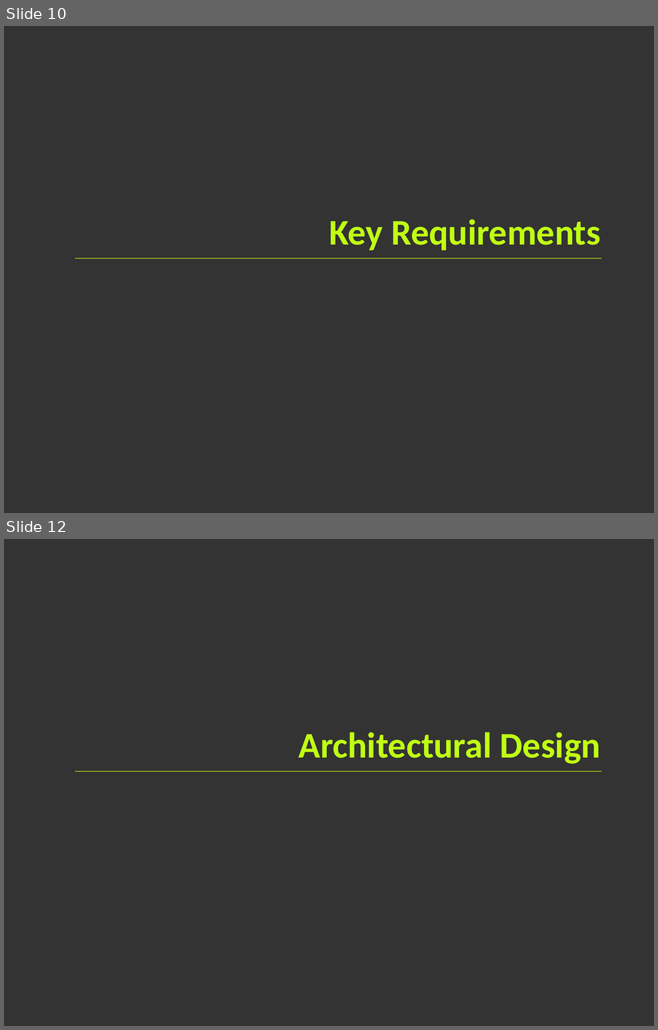
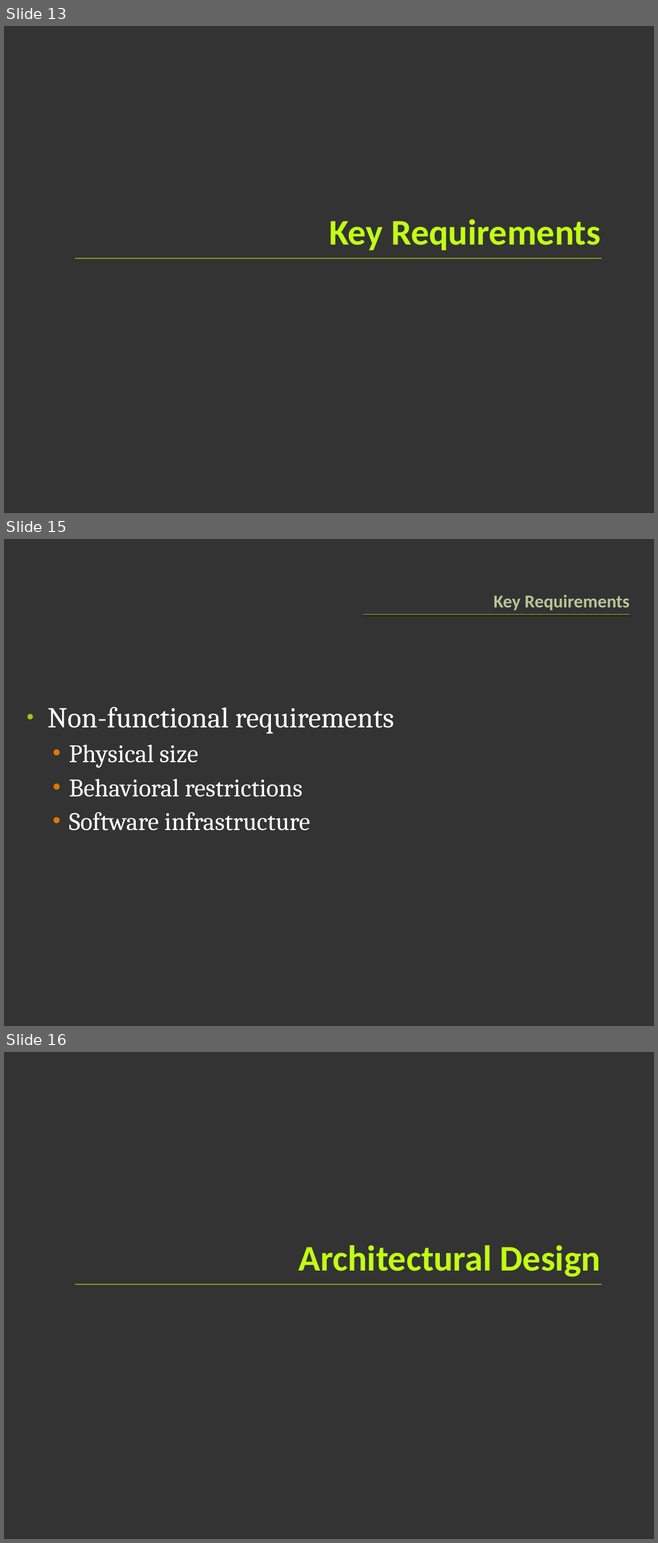
Before and after one commit to greck/0xDEADBEEF, a slide deck: PRES.pptx. Shown one above the other, each under a label of ours: slides 10 and 12 before the commit, slides 13, 15 and 16 after it; the slides between them are not shown. The pictures are 658x1030 and 658x1543 pixels, drawn with LibreOffice and Linux fonts; fonts in the diff are those of the drawing. Boxes give left, top, right and bottom in pixels: in the first picture for what was removed or moved away, otherwise in the second. Text is boxed around its words. In the diff, an @@ line names an element or a change of style, - is before the commit and + after.

```diff
--- a/PRES.pptx
+++ b/PRES.pptx
@@ slide 15 added at [4,539,654,1026], background #333333 @@
@@ title added at [494,595,629,610], 20 pt, text #BAC696, bold @@
+Key Requirements
@@ rectangle added at [363,614,630,615], fill #A2C816 @@
@@ text added at [48,707,394,831], 28 pt, text #FFFFFF @@
+• Non-functional requirements
+  • Physical size
+  • Behavioral restrictions
+  • Software infrastructure
@@ what was slide 10 is now slide 13 @@
@@ what was slide 12 is now slide 16 @@
```
Also in this commit, not shown: 4 slides changed, 7 other slides added, 1 slide removed.
